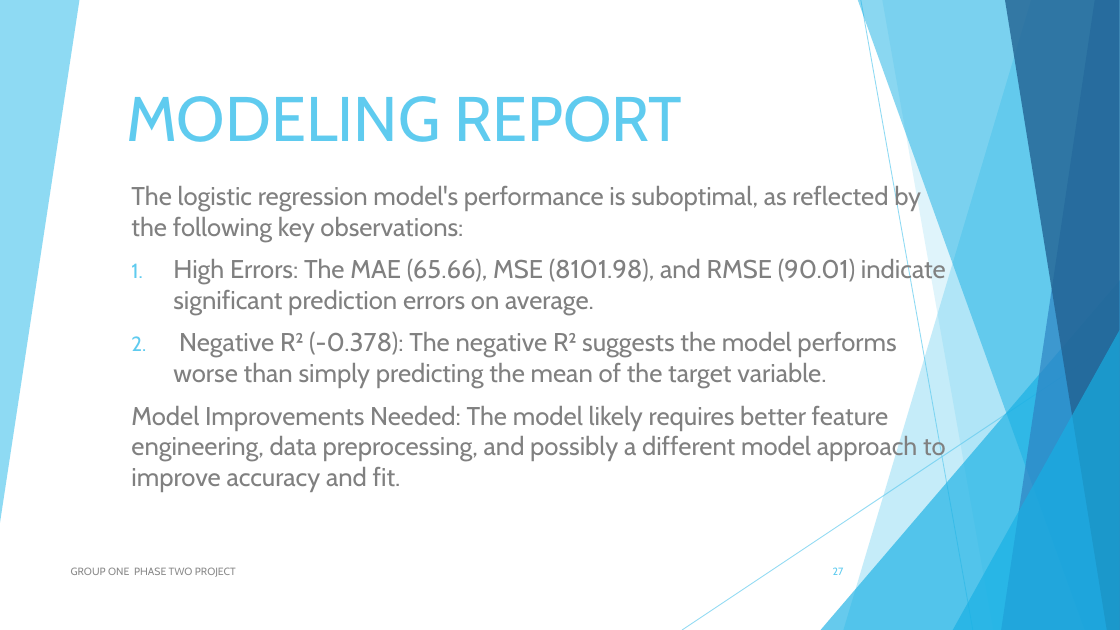
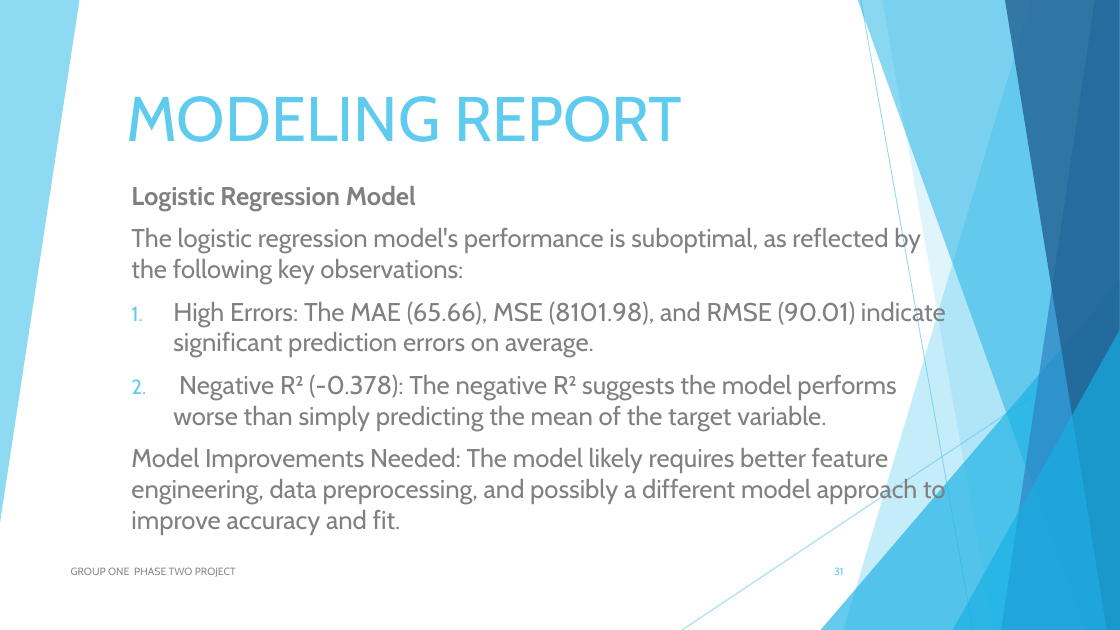
Before and after one commit to Sego-Mich/group_one_phase_two_project, a slide deck: slide 31 of PHASE TWO NON _TECH.pptx (slide 27 before the commit). Drawn at 1120x630 pixels with LibreOffice and Linux fonts; fonts in the diff are those of the drawing. Boxes give left, top, right and bottom in pixels: in the first picture for what was removed or moved away, otherwise in the second. Text is boxed around its words. In the diff, an @@ line names an element or a change of style, - is before the commit and + after.

```diff
--- a/PHASE TWO NON _TECH.pptx
+++ b/PHASE TWO NON _TECH.pptx
@@ subtitle at <box>131,186,416,211</box>: paragraph added @@
+Logistic Regression Model
@@ page number at <box>834,567,843,575</box>: text changed @@
-27
+31
```
Also in this commit, not shown: 3 other slides changed, 6 slides added.
